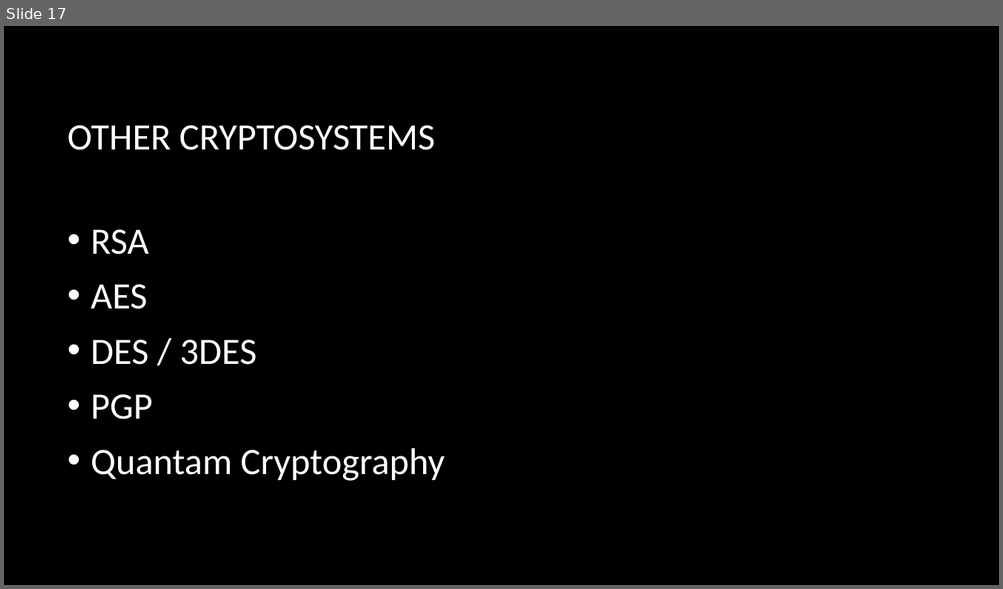
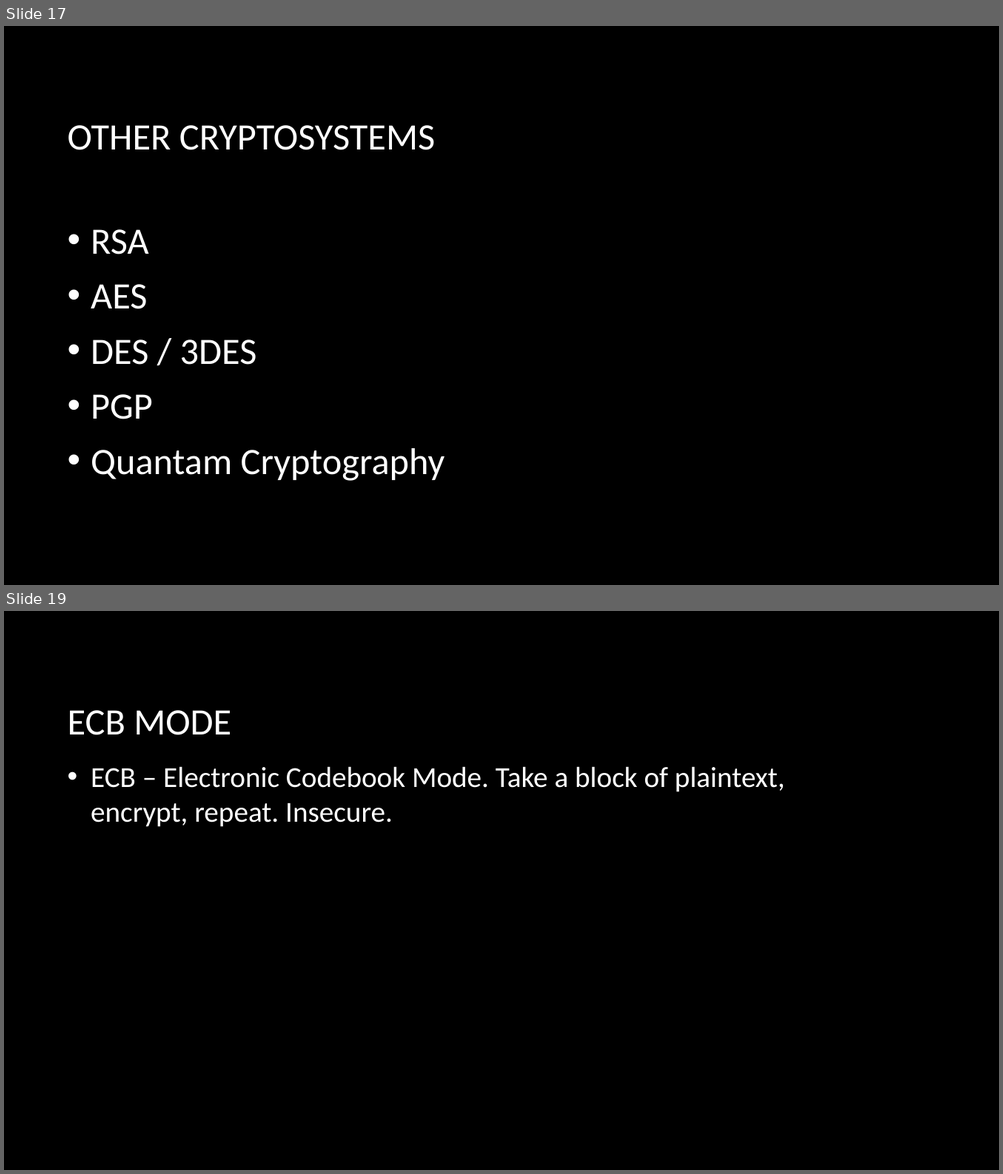
Before and after one commit to sidsenkumar11/sidsenkumar11.github.io, a slide deck: presentations/9-29-16_GreyHat_OneTimePad.pptx. Shown one above the other, each under a label of ours: slide 17 before the commit, slides 17 and 19 after it; the slides between them are not shown. The pictures are 1003x589 and 1003x1174 pixels, drawn with LibreOffice and Linux fonts; fonts in the diff are those of the drawing; background and template pictures are left out. Boxes give left, top, right and bottom in pixels: in the first picture for what was removed or moved away, otherwise in the second. Text is boxed around its words. In the diff, an @@ line names an element or a change of style, - is before the commit and + after.

```diff
--- a/presentations/9-29-16_GreyHat_OneTimePad.pptx
+++ b/presentations/9-29-16_GreyHat_OneTimePad.pptx
@@ slide 19 added at bbox=[4, 611, 999, 1170], background picture (left out) @@
@@ title added at bbox=[68, 710, 231, 735], 36 pt, text #FFFFFF @@
+ECB MODE
@@ text added at bbox=[91, 766, 785, 827], 28 pt, text #FFFFFF @@
+• ECB – Electronic Codebook Mode. Take a block of plaintext, encrypt, repeat. Insecure.
```
Also in this commit, not shown: 4 other slides added, 9 other files.
